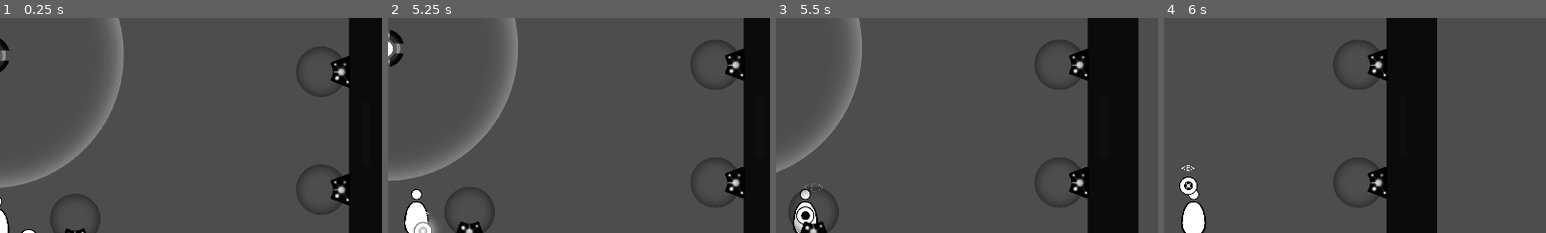
Above: before the commit, frames 1-4 (left to right).
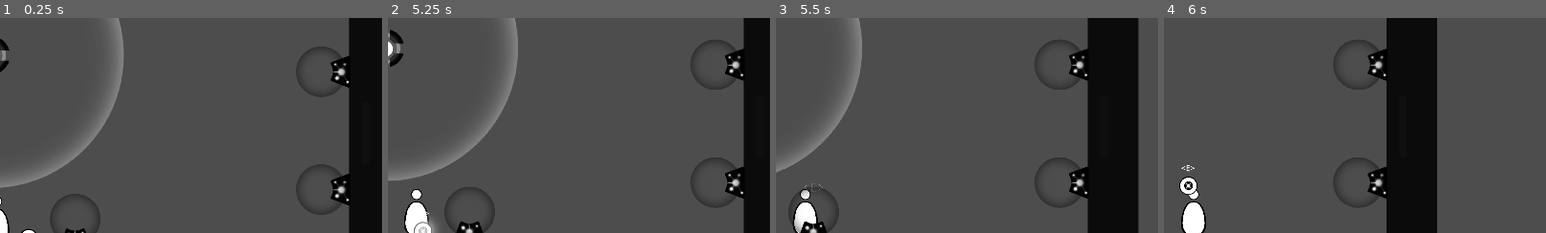
Above: after the commit, the same moments.

Repository: Lukko-Digital/upwell
Game: Godot game, scene res://src/levels/sandbox.tscn
The game is run twice, just before and just after one commit, with the same random seed, the same clock (stepped at 60 frames per second) and the same inputs.
Inputs (mouse positions are % of the whole screen's width and height, from its top left):
- Up to frame 1 (0.25 s): no input
- Up to frame 2 (5.25 s): move the mouse to (45, 70) at 0.52 s; hold E (interact) 0.53-1.28 s; hold D (right) 0.53-2.03 s; click (45, 70) at 0.67 s; tap Space (jump) at 0.77, 1.52, 3.02, 3.77, 4.52 s; move the mouse to (80, 65) at 1.27 s; tap E (interact) at 1.35, 2.3, 3.05, 4.35 s; move the mouse to (20, 35) at 2.02 s; hold Shift (orbit) 2.03-2.78 s; hold A (left) 2.03-4.28 s; move the mouse to (55, 50) at 2.77 s; click (55, 50) at 2.85 s; move the mouse to (35, 25) at 3.52 s; hold E (interact) 3.53-4.28 s; move the mouse to (72, 45) at 4.27 s; hold D (right) from 4.28 s (still down); move the mouse to (30, 55) at 5.02 s; hold Shift (orbit) from 5.03 s (still down); click (30, 55) at 5.17 s
- Up to frame 3 (5.5 s): keep holding D (right); keep holding Shift (orbit); tap E (interact) at 5.3 s
- Up to frame 4 (6 s): keep holding D (right); move the mouse to (60, 28) at 5.77 s; release Shift (orbit) at 5.78 s; click (60, 28) at 5.85 s
The pictures show only the part of the screen within x 50-100%, y 30-80%; the shares and areas given below are measured in that part.

Frames 1-2 are identical in both runs. In frame 3, 0.2% of the frame differs, in the area x 5-10%, y 87-96%; in frame 4, nothing differs.

Commit message:
player spawns and despawns clicker, remove ownership switching

Diff:
--- a/src/clicker/clicker_body.gd
+++ b/src/clicker/clicker_body.gd
@@ -38,14 +38,6 @@
 	else:
 		glow_sprite.hide()
 
-func remove_from_tree():
-	get_parent().remove_child(self)
-
-func set_parent(parent: Node):
-	if get_parent():
-		remove_from_tree()
-	parent.add_child.call_deferred(self)
-
 func return_to_home():
 	home_holder.owned_clicker = self
 
--- /dev/null
+++ b/src/clicker/clicker_info.gd
@@ -0,0 +1,9 @@
+extends Resource
+## Used by the player to remember what clickers to respawn, as clickers are
+## despawned when entering the players inventory
+class_name ClickerInfo
+
+var home_holder: ClickerHolder
+
+func _init(home_holder_: ClickerHolder) -> void:
+    home_holder = home_holder_
--- a/src/clicker/clicker_interactable.gd
+++ b/src/clicker/clicker_interactable.gd
@@ -4,7 +4,7 @@
 @onready var body = get_parent()
 
 func interact(player: Player):
-	player.owned_clicker = body
+	player.add_clicker(body)
 
 func interact_condition(player: Player):
 	var not_in_holder = (body.holder_owned_by == null)
--- a/src/holder/clicker_holder.gd
+++ b/src/holder/clicker_holder.gd
@@ -25,8 +25,8 @@
 # 	## Emit signal (ONLY USED IN MULTIRECEIVER)
 # 	clicker_state_changed.emit(self, value)
 
-func _set_owned_clicker(value: ClickerBody):
-	if value == null:
+func _set_owned_clicker(clicker: ClickerBody):
+	if clicker == null:
 		# No clicker
 		holder_sprite.frame = HolderFrames.OFF
 		if owned_clicker != null:
@@ -36,11 +36,10 @@
 	else:
 		# Has clicker
 		holder_sprite.frame = HolderFrames.GLOW
-		value.global_position = clicker_sprite.position
-		value.freeze = true
-		value.holder_owned_by = self
-		value.set_parent(self)
-	owned_clicker = value
+		clicker.global_position = clicker_sprite.global_position
+		clicker.set_deferred("freeze", true)
+		clicker.holder_owned_by = self
+	owned_clicker = clicker
 	clicker_state_changed.emit(self, has_clicker())
 
 func _ready():
@@ -49,6 +48,7 @@
 	if starts_with_clicker:
 		var instance: ClickerBody = clicker_scene.instantiate()
 		instance.home_holder = self
+		get_parent().add_child.call_deferred(instance)
 		owned_clicker = instance
 
 	catcher_field.visible = is_catcher
@@ -68,20 +68,18 @@
 	# exchange clicker with player
 	if has_clicker():
 		# holder gives clicker to player
-		player.owned_clicker = owned_clicker
+		player.add_clicker(owned_clicker)
 		owned_clicker = null
 	else:
 		# player gives clicker to holder
-		owned_clicker = player.owned_clicker
-		player.owned_clicker = null
+		owned_clicker = player.spawn_clicker()
 
 func interact_condition(player: Player):
 	return has_clicker() != player.has_clicker()
 
-func drop_clicker(clicker_parent: Node2D):
+func drop_clicker():
 	if !has_clicker():
 		return
-	owned_clicker.set_parent(clicker_parent)
 	owned_clicker.global_position = clicker_sprite.global_position
 	owned_clicker.linear_velocity = Vector2.ZERO
 	owned_clicker.catchable = false
--- a/src/holder/timed_multi_receiver.gd
+++ b/src/holder/timed_multi_receiver.gd
@@ -42,7 +42,7 @@
 
 func _on_countdown_timer_timeout() -> void:
 	for receiver in receivers:
-		receiver.drop_clicker(get_parent())
+		receiver.drop_clicker()
 	countdown_bar.modulate = Color.RED
 	await get_tree().create_timer(1).timeout
 	countdown_bar.modulate = Color.WHITE
--- a/src/player/player.gd
+++ b/src/player/player.gd
@@ -55,16 +55,7 @@
 	# 	Global.player_has_clicker = value
 	# 	has_clicker = value
 
-# Function [has_clicker] returns a bool of if the player has a clicker or not
-var owned_clicker: ClickerBody = null:
-	set(value):
-		if value == null:
-			clicker_sprite.visible = false
-		else:
-			clicker_sprite.visible = true
-			# remove from the tree
-			value.remove_from_tree()
-		owned_clicker = value
+var clicker_inventory: Array[ClickerInfo]
 
 var previously_grounded: bool = false
 var jumping: bool = false
@@ -141,7 +132,7 @@
 ## ------------------------------ HELPER ------------------------------
 
 func has_clicker():
-	return owned_clicker != null
+	return !clicker_inventory.is_empty()
 
 ## ------------------------------ CAMERA ------------------------------
 
@@ -279,6 +270,11 @@
 	elif has_clicker():
 		spawn_clicker()
 
+func add_clicker(clicker: ClickerBody):
+	var clicker_info = ClickerInfo.new(clicker.home_holder)
+	clicker_inventory.append(clicker_info)
+	clicker.queue_free()
+
 func start_dialogue(npc: NPC):
 	if in_dialogue:
 		return
@@ -287,13 +283,16 @@
 
 ### ----------------------------- THROW -----------------------------
 
-func spawn_clicker(initial_velocity: Vector2=Vector2.ZERO):
-	owned_clicker.set_parent(get_parent())
-	owned_clicker.global_position = global_position
-	owned_clicker.linear_velocity = initial_velocity
-	owned_clicker.catchable = true
-	owned_clicker.freeze = false
-	owned_clicker = null
+func spawn_clicker(initial_velocity: Vector2=Vector2.ZERO) -> ClickerBody:
+	if not has_clicker():
+		return
+	var clicker_info: ClickerInfo = clicker_inventory.pop_front()
+	var instance = clicker_scene.instantiate()
+	instance.home_holder = clicker_info.home_holder
+	instance.global_position = global_position
+	instance.linear_velocity = initial_velocity
+	get_parent().add_child(instance)
+	return instance
 
 func throw():
 	if not (
